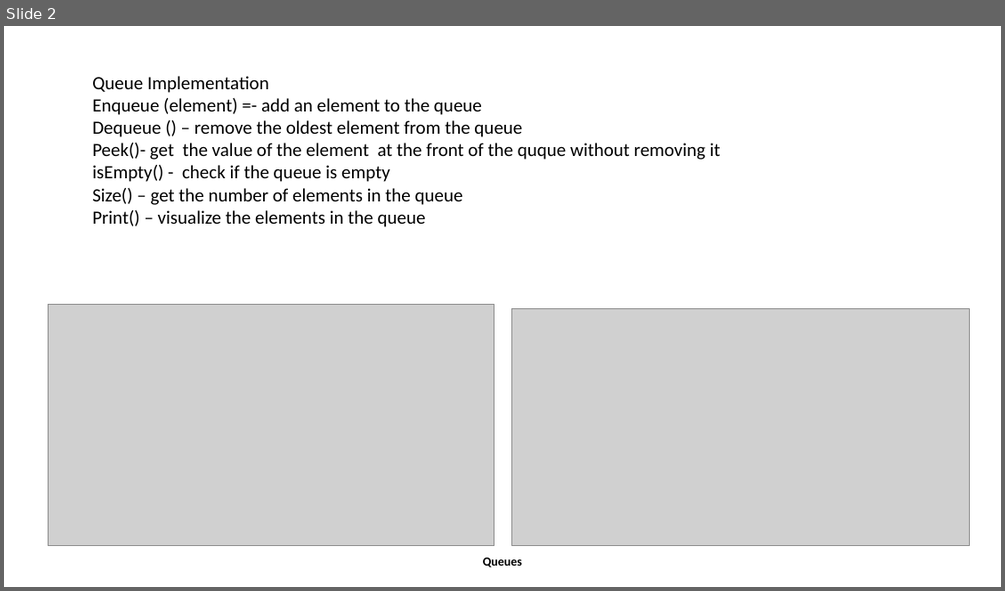
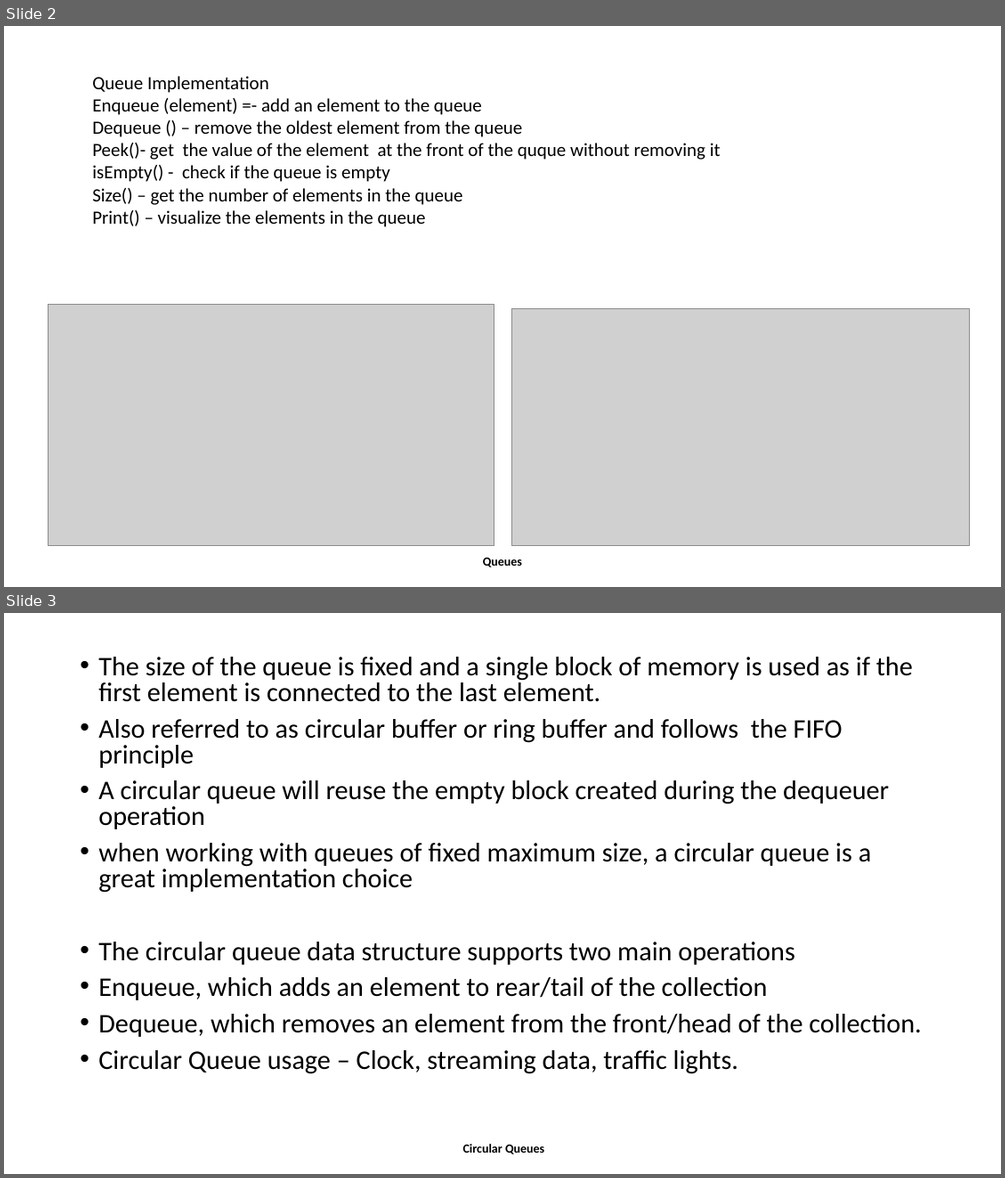
Before and after one commit to divyaparyani67/DSA, a slide deck: Data Structures/Queues.pptx. Shown one above the other, each under a label of ours: slide 2 before the commit, slides 2 and 3 after it. The pictures are 1005x591 and 1005x1178 pixels, drawn with LibreOffice and Linux fonts; fonts in the diff are those of the drawing; grey boxes stand for pictures. Boxes give left, top, right and bottom in pixels: in the first picture for what was removed or moved away, otherwise in the second. Text is boxed around its words. In the diff, an @@ line names an element or a change of style, - is before the commit and + after.

Commit message:
circular queue

```diff
--- a/Data Structures/Queues.pptx
+++ b/Data Structures/Queues.pptx
@@ slide 3 added at box(4, 613, 1001, 1174), background #FFFFFF @@
@@ text added at box(98, 657, 921, 1074), 25.9 pt, text #000000 @@
+• The size of the queue is fixed and a single block of memory is used as if the first element is connected to the last element.
+• Also referred to as circular buffer or ring buffer and follows the FIFO principle
+• A circular queue will reuse the empty block created during the dequeuer operation
+• when working with queues of fixed maximum size, a circular queue is a great implementation choice
+• The circular queue data structure supports two main operations
+• Enqueue, which adds an element to rear/tail of the collection
+• Dequeue, which removes an element from the front/head of the collection.
+• Circular Queue usage – Clock, streaming data, traffic lights.
@@ text added at box(463, 1143, 544, 1154), 12 pt, text #000000, bold @@
+Circular Queues
```
Also in this commit, not shown: 1 other slide added, 1 slide removed, 2 other files.
